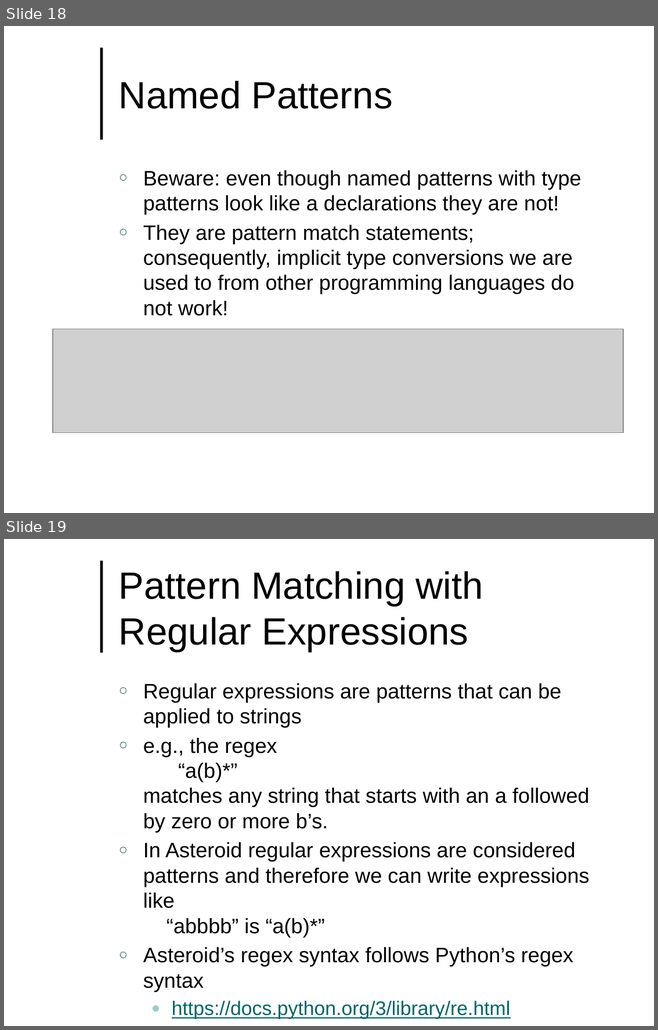
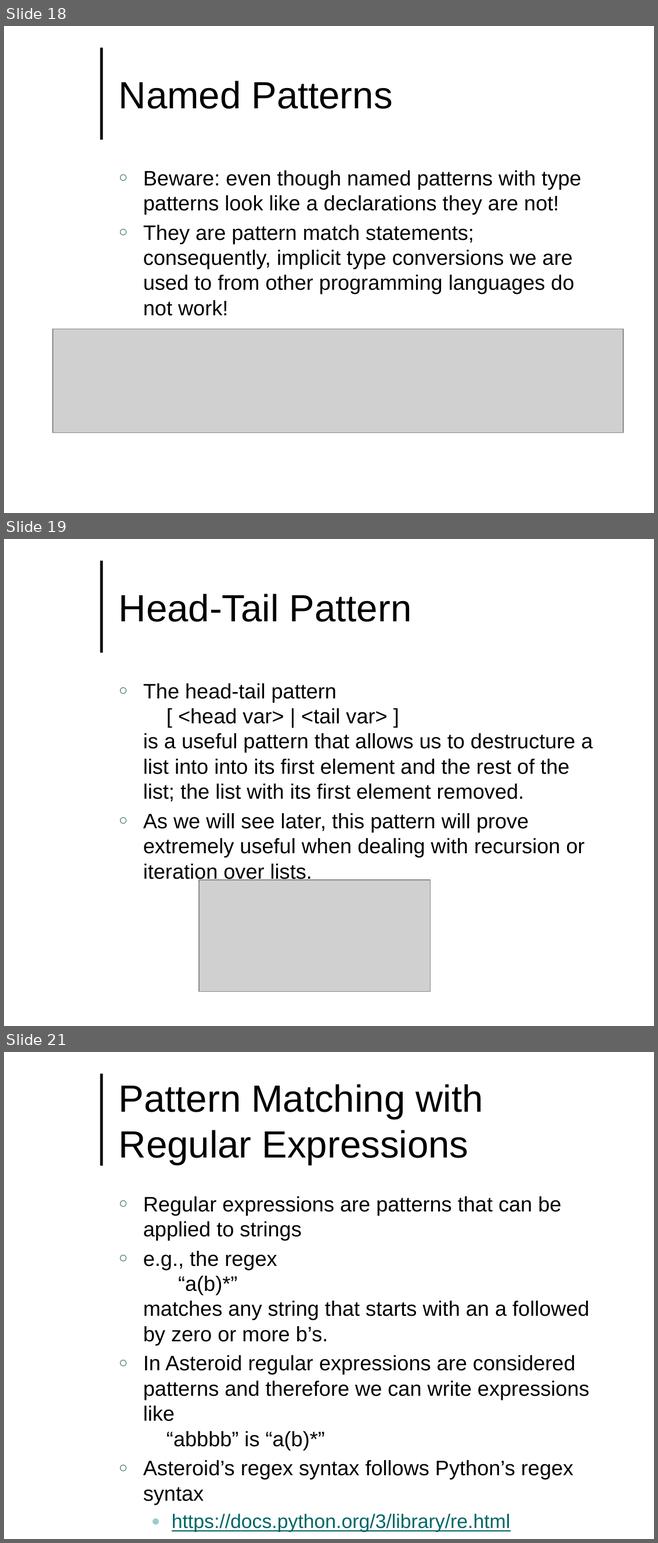
Before and after one commit to lutzhamel/CSC493, a slide deck: notes/csc493-ln004.pptx. Shown one above the other, each under a label of ours: slides 18 and 19 before the commit, slides 18, 19 and 21 after it; the slides between them are not shown. The pictures are 658x1030 and 658x1543 pixels, drawn with LibreOffice and Linux fonts; fonts in the diff are those of the drawing; grey boxes stand for pictures; background and template pictures are left out. Boxes give left, top, right and bottom in pixels: in the first picture for what was removed or moved away, otherwise in the second. Text is boxed around its words. In the diff, an @@ line names an element or a change of style, - is before the commit and + after.

```diff
--- a/notes/csc493-ln004.pptx
+++ b/notes/csc493-ln004.pptx
@@ slide 19 added at (4, 539, 654, 1026), background #FFFFFF; not listed: 1 template element that a slide beside it also shows @@
@@ title added at (119, 594, 411, 622), 42 pt, text #000000 @@
+Head-Tail Pattern
@@ text added at (143, 683, 593, 882), 23.2 pt, text #000000 @@
+○ The head-tail pattern
+  [ <head var> | <tail var> ]
+  is a useful pattern that allows us to destructure a list into into its first element and the rest of the list; the list with its first element removed.
+○ As we will see later, this pattern will prove extremely useful when dealing with recursion or iteration over lists.
@@ picture added at (199, 880, 430, 992) @@
@@ what was slide 19 is now slide 21 @@
```
Also in this commit, not shown: 1 other slide added, 2 other files.
